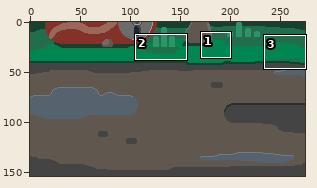
One commit to this sprite sheet: Assets/Art/BG/background.png. The picture above shows the old version from afar; the outline marks the close-up.
Close-up. As it was:
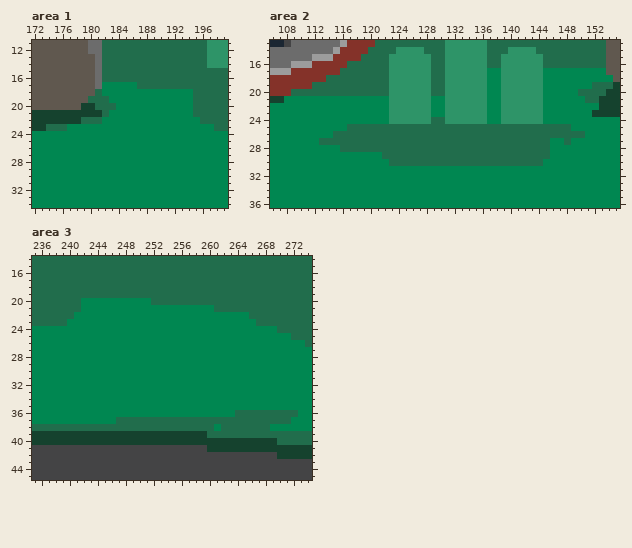
The file is 275x154 pixels. Colours within 5 levels of each other are drawn and written as one. Shown: area 1: x 172..199, y 11..34; area 2: x 106..155, y 13..36; area 3: x 235..274, y 14..45.
The same view after the edit:
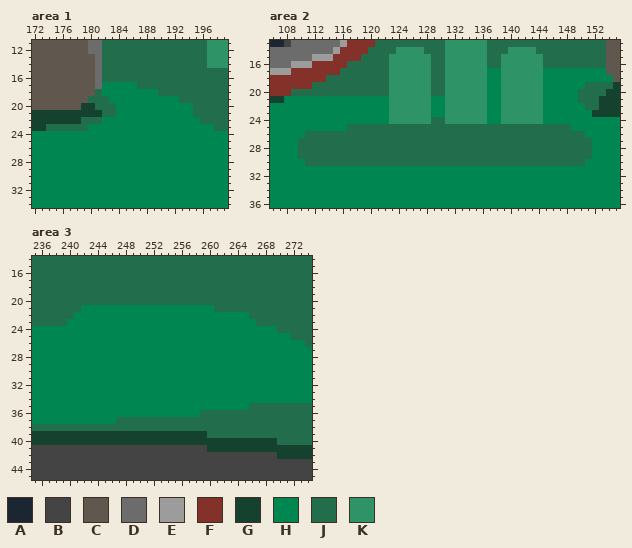
Palette (. is transparent): A #1b2632  B #444445  C #60584f  D #6c6c6c  E #9c9c9c  F #843229  G #15422e  H #008751  J #216d4c  K #2e9468
Difference:
Area 1:
Colour J replaces colour H in row 18 at x 190 to 194; in row 19 at x 193 to 194; in row 21 at x 183; in row 23 at x 177 to 179.
Area 2:
Colour J replaces colour H in row 19 at x 151; in row 21 at x 150; in row 22 at x 151 to 152; in row 26 at x 111 to 114; in row 27 at x 110 to 112, 146 to 147 and 149 to 151; in row 28 at x 110 to 115 and 146 to 151.
Colour J replaces colour H in row 29 at x 110 to 121 and 146 to 151; in row 30 at x 111 to 122 and 145 to 150.
Area 3:
Colour J replaces colour H in row 20 at x 242 to 251; in row 35 at x 266 to 274; in row 36 at x 259 to 263 and 273 to 274; in row 37 at x 272 to 274; in row 38 at x 261 and 269 to 274.
